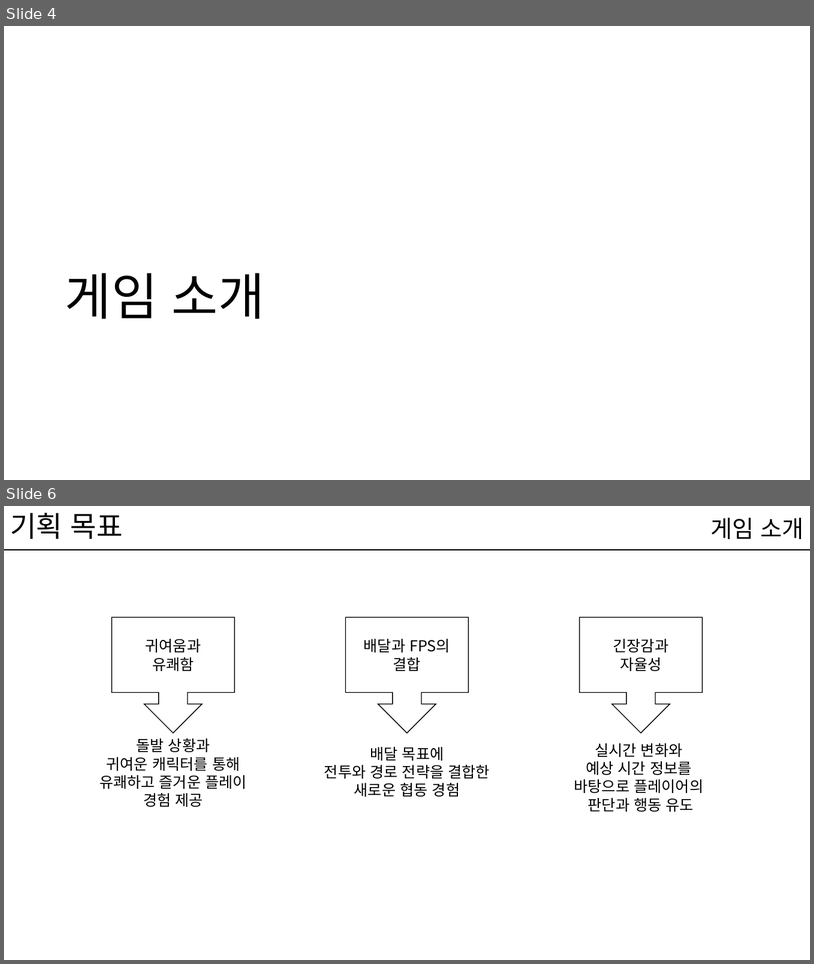
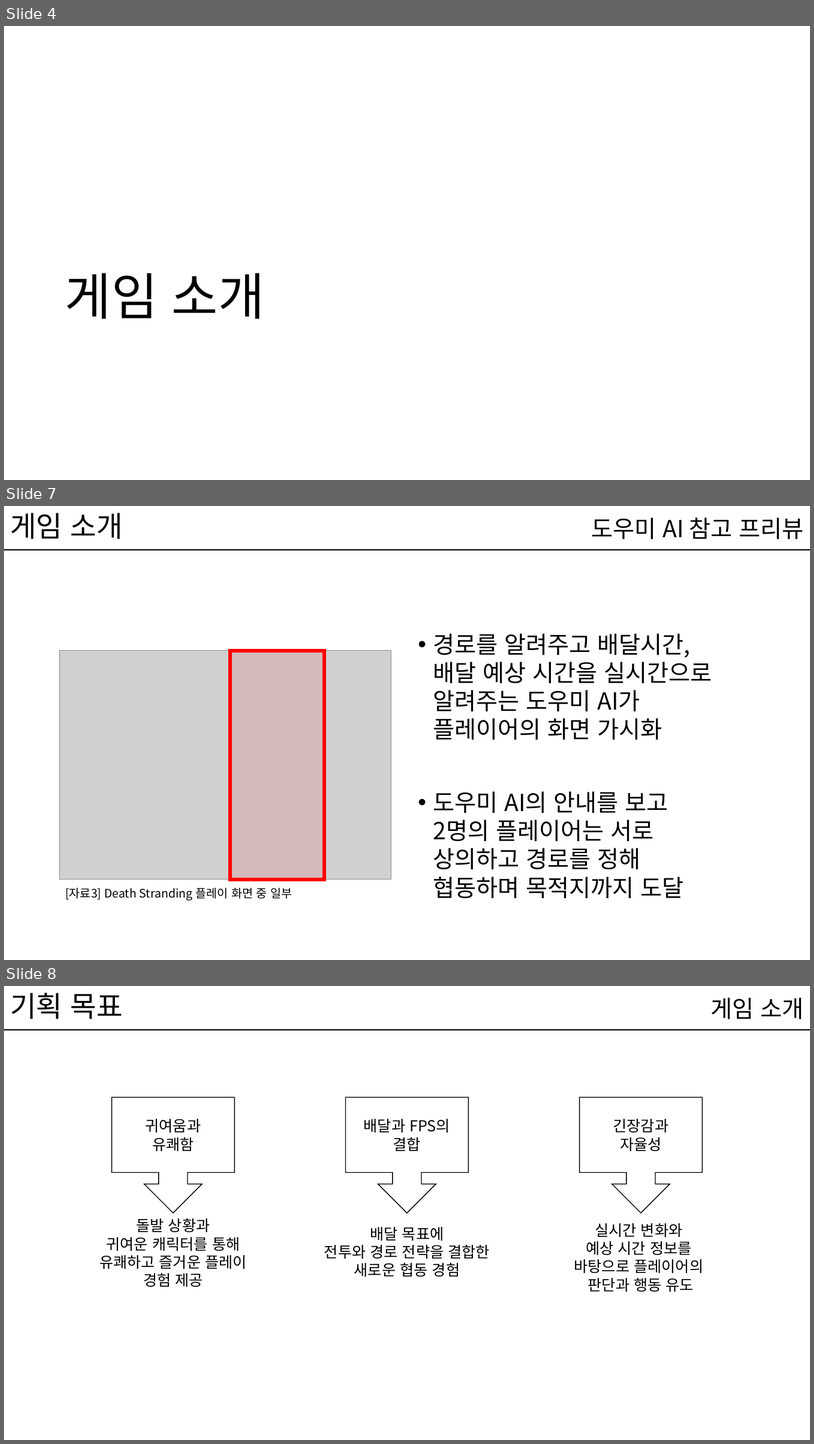
Before and after one commit to kwakyerin/2026_Graduation_Project, a slide deck: documents/HyunahKwon/design/designing/for_teammates/배트와 달트_기획서.pptx. Shown one above the other, each under a label of ours: slides 4 and 6 before the commit, slides 4, 7 and 8 after it; the slides between them are not shown. The pictures are 814x964 and 814x1444 pixels, drawn with LibreOffice and Linux fonts; fonts in the diff are those of the drawing; grey boxes stand for pictures. Boxes give left, top, right and bottom in pixels: in the first picture for what was removed or moved away, otherwise in the second. Text is boxed around its words. In the diff, an @@ line names an element or a change of style, - is before the commit and + after.

```diff
--- a/documents/HyunahKwon/design/designing/for_teammates/배트와 달트_기획서.pptx
+++ b/documents/HyunahKwon/design/designing/for_teammates/배트와 달트_기획서.pptx
@@ slide 7 added at (x1=4, y1=506, x2=810, y2=960), background #FFFFFF; not listed: 1 template element that a slide beside it also shows @@
@@ title added at (x1=10, y1=513, x2=123, y2=539), 34 pt, text #000000 @@
+게임 소개
@@ text added at (x1=592, y1=517, x2=804, y2=539), 28 pt, text #000000 @@
+도우미 AI 참고 프리뷰
@@ text added at (x1=434, y1=633, x2=713, y2=898), 28 pt, text #000000 @@
+• 경로를 알려주고 배달시간,
+  배달 예상 시간을 실시간으로 알려주는 도우미 AI가
+  플레이어의 화면 가시화
+• 도우미 AI의 안내를 보고
+  2명의 플레이어는 서로
+  상의하고 경로를 정해
+  협동하며 목적지까지 도달
@@ picture added at (x1=60, y1=651, x2=392, y2=879) @@
@@ rectangle added at (x1=230, y1=651, x2=324, y2=879), fill #FF0000 at 10% opacity, outline #FF0000 4.5 pt @@
@@ text added at (x1=65, y1=887, x2=292, y2=900), 14 pt, text #000000 @@
+[자료3] Death Stranding 플레이 화면 중 일부
@@ what was slide 6 is now slide 8 @@
```
Also in this commit, not shown: 22 slides changed, 12 other slides added, 1 slide removed, 3 other files.
